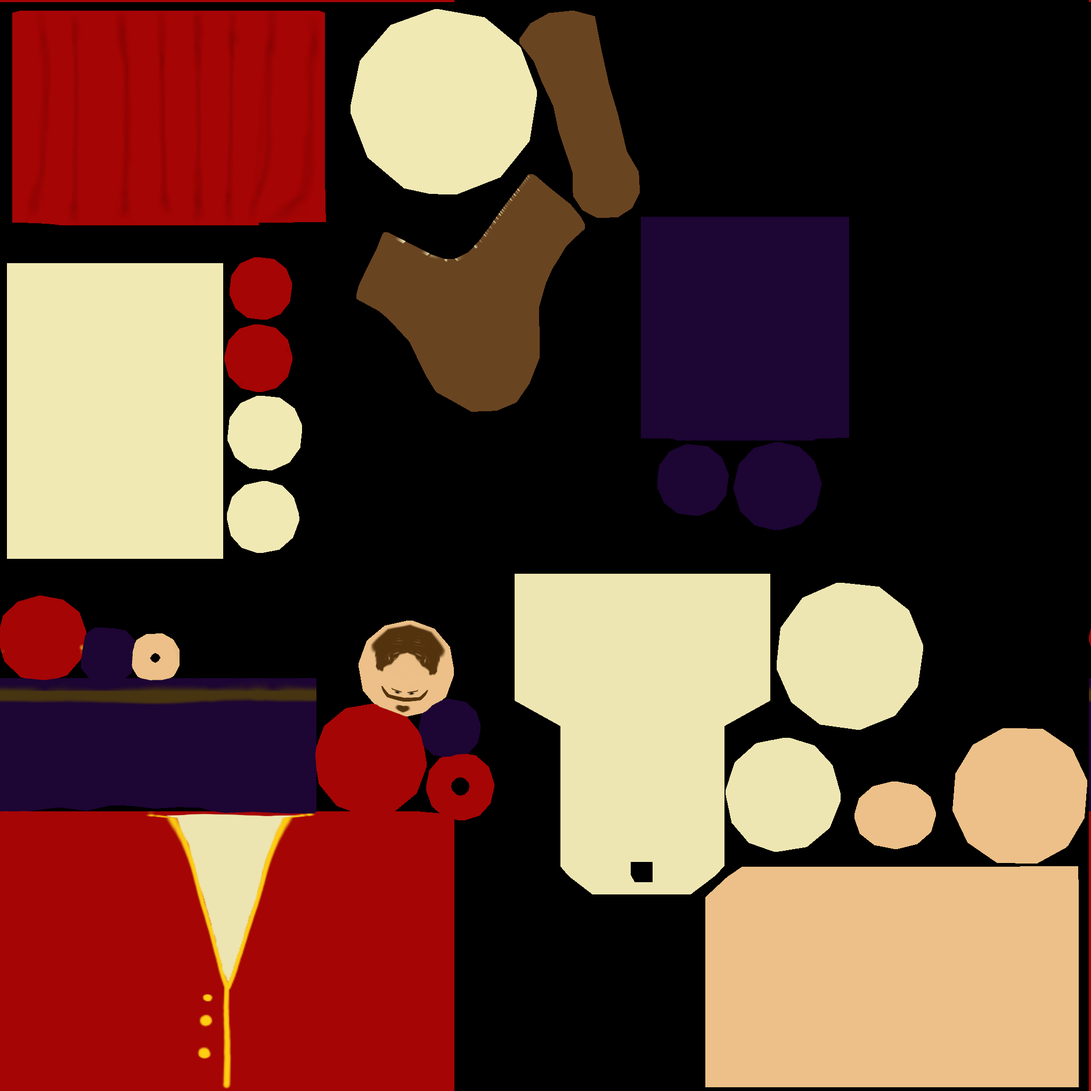
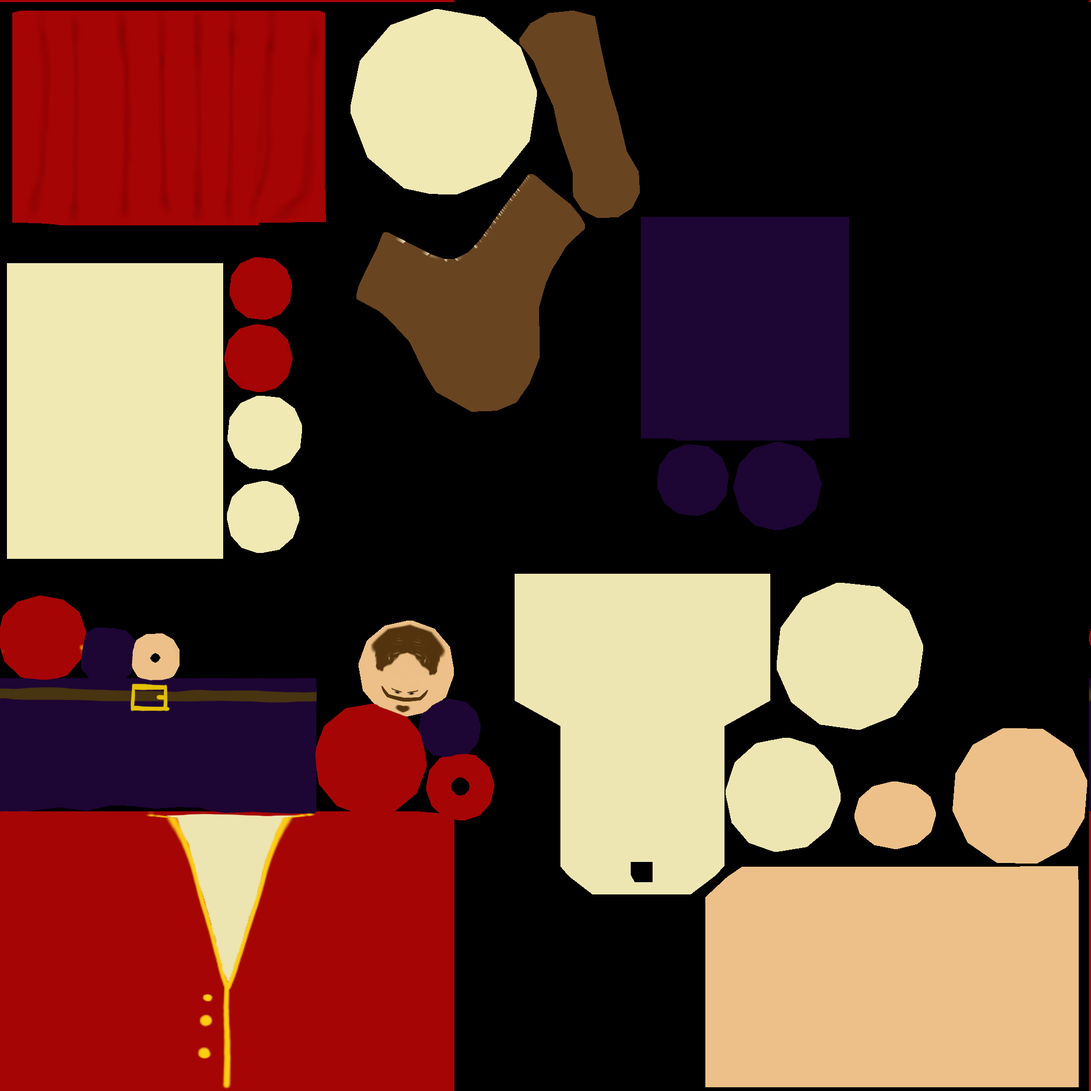
Revision of a layered w=1091, h=1091 image; what changed, layer by layer:
painted on "Layer 0" over [0, 677, 318, 713]
